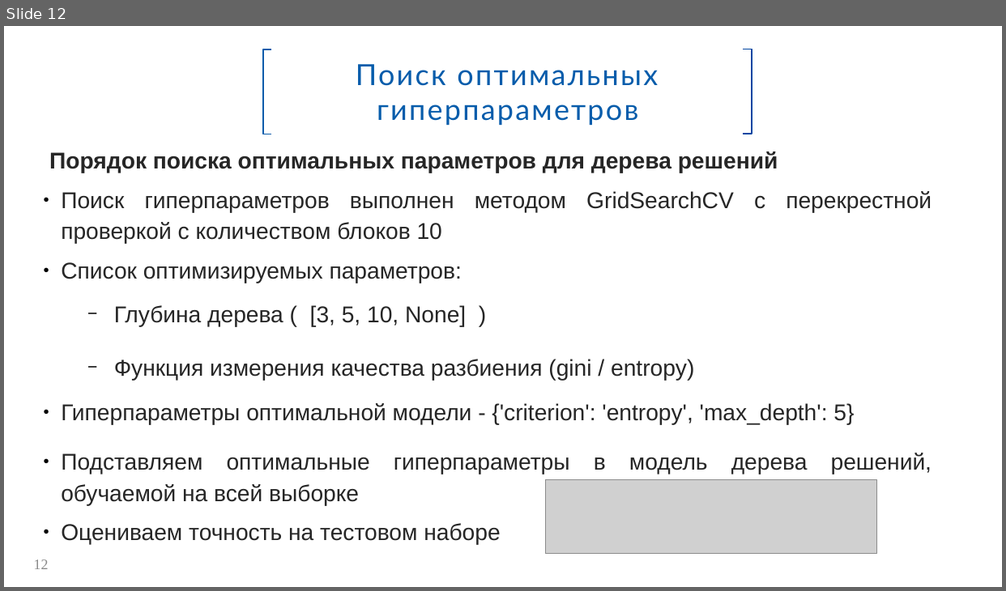
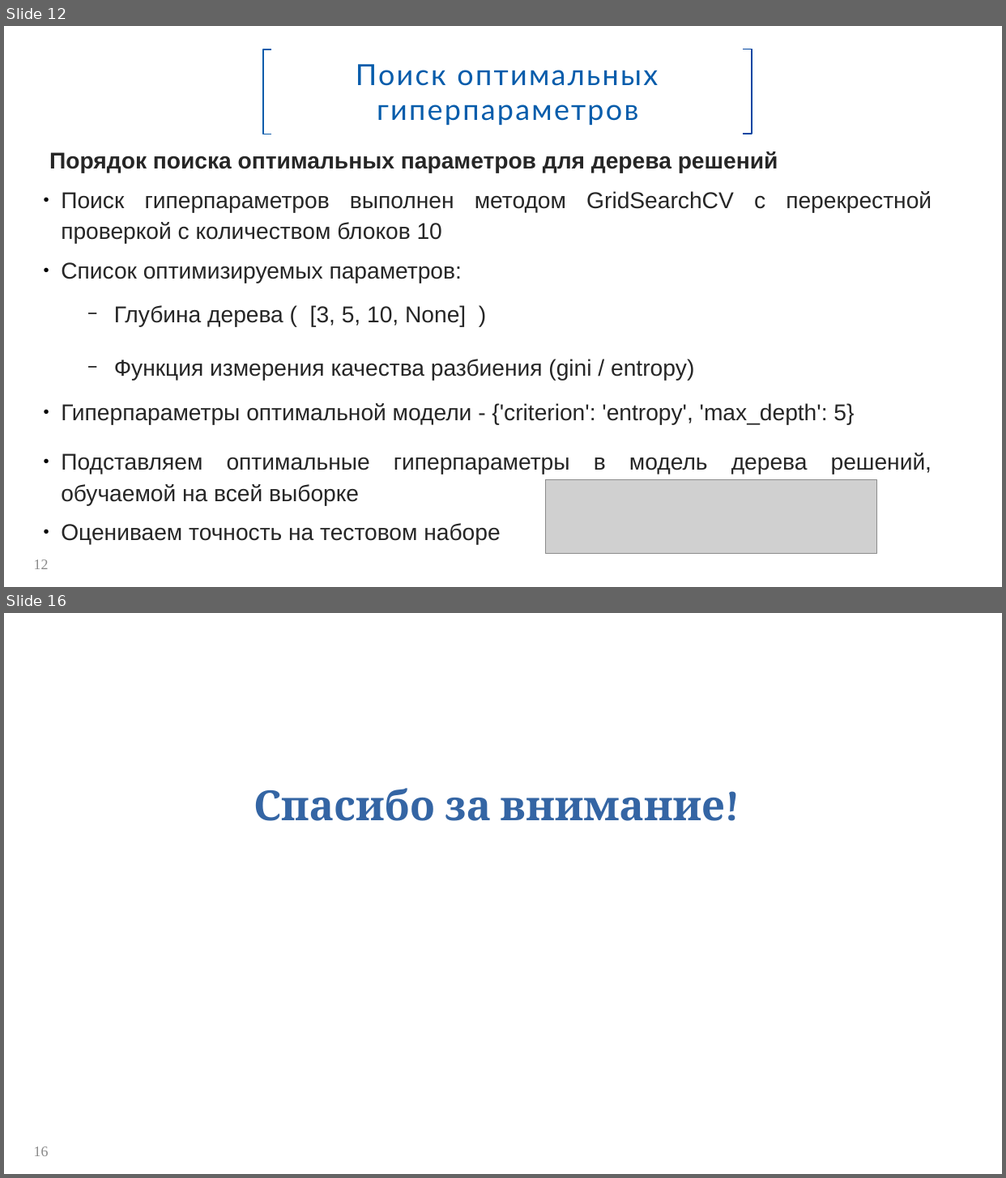
Before and after one commit to Spring-31/HC_default_risk, a slide deck: Прогнозирование вероятности дефолта.pptx. Shown one above the other, each under a label of ours: slide 12 before the commit, slides 12 and 16 after it; the slides between them are not shown. The pictures are 1006x591 and 1006x1178 pixels, drawn with LibreOffice and Linux fonts; fonts in the diff are those of the drawing; grey boxes stand for pictures; background and template pictures are left out. Boxes give left, top, right and bottom in pixels: in the first picture for what was removed or moved away, otherwise in the second. Text is boxed around its words. In the diff, an @@ line names an element or a change of style, - is before the commit and + after.

```diff
--- a/Прогнозирование вероятности дефолта.pptx
+++ b/Прогнозирование вероятности дефолта.pptx
@@ slide 16 added at [4, 613, 1002, 1174], background #FFFFFF @@
@@ text added at [253, 788, 726, 821], 40 pt, text #3465A4, bold @@
+Спасибо за внимание!
@@ page number added at [34, 1147, 49, 1157], 14 pt, text #898989 @@
+16
```
Also in this commit, not shown: 3 slides changed, 2 other files.
